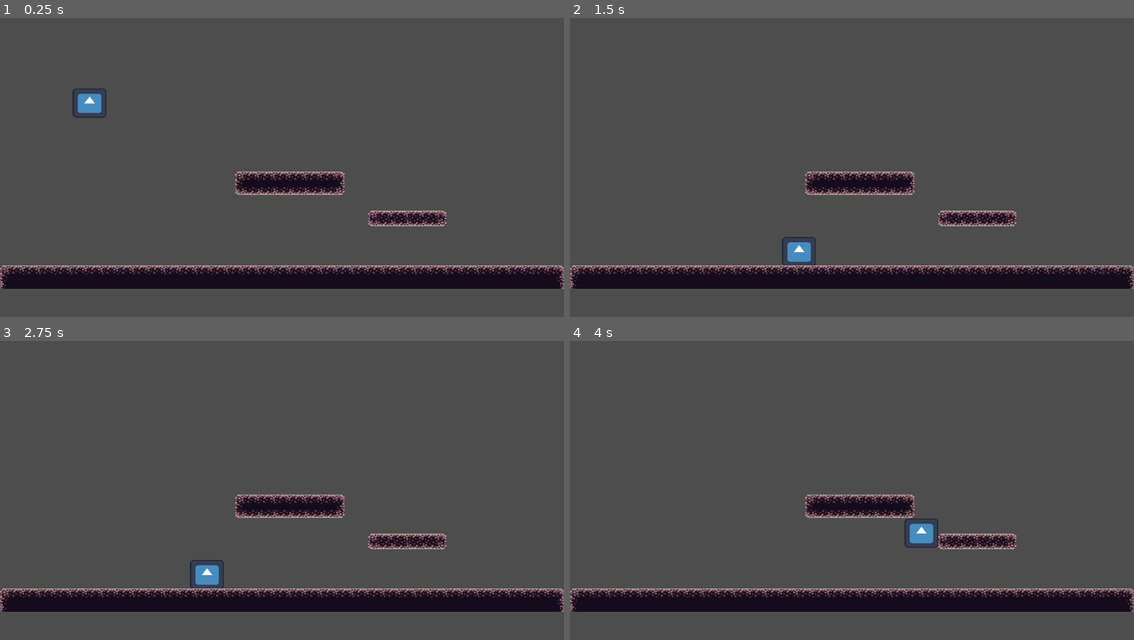
Above: before the commit, frames 1-4 (two rows, left to right).
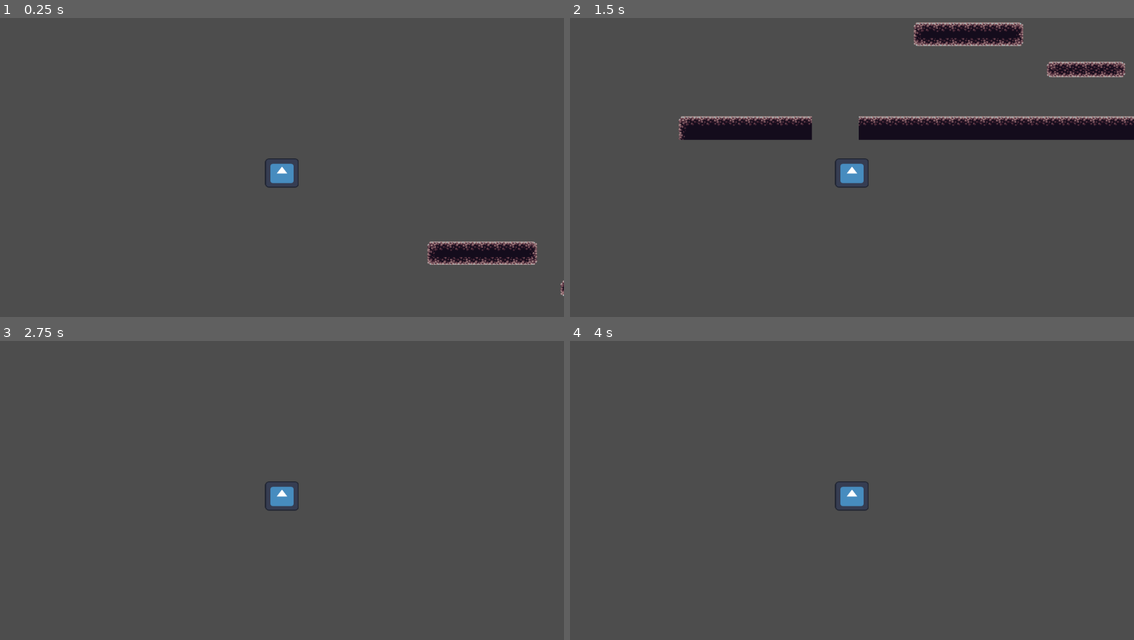
Above: after the commit, the same moments.

Repository: nattbc/proyecto_grupo_3
Game: Godot game, scene res://node_2d.tscn
The game is run twice, just before and just after one commit, with the same random seed, the same clock (stepped at 60 frames per second) and the same inputs. The project has no main scene, so this scene is started directly. The engine's default icon, where the game draws it, is replaced by a stand-in: a white triangle on a blue panel in a dark square.
Inputs:
- Up to frame 1 (0.25 s): no input
- Up to frame 2 (1.5 s): hold Right (move_right) from 0.53 s (still down); tap Up (move_up) at 0.77 s
- Up to frame 3 (2.75 s): tap Up (move_up) at 1.52 s; release Right (move_right) at 2.03 s; hold Left (move_left) from 2.03 s (still down)
- Up to frame 4 (4 s): release Left (move_left) at 2.78 s; hold Right (move_right) from 2.78 s (still down); tap Up (move_up) at 3.02, 3.77 s

The runs differ from the first frame. In frame 1, 12% of the frame differs, in the area x 0-100%, y 23-93%; in frame 2, 18%, in the area x 0-100%, y 1-91%; in frame 3, 10%; in frame 4, 10%.

Commit message:
camara sigue al personaje

Diff:
--- a/node_2d.tscn
+++ b/node_2d.tscn
@@ -159,8 +159,14 @@
 [node name="larry" parent="." instance=ExtResource("1_6ulmk")]
 position = Vector2(183, 148)
 
+[node name="RemoteTransform2D" type="RemoteTransform2D" parent="larry"]
+remote_path = NodePath("../../Camera2D")
+
 [node name="TileMap" type="TileMap" parent="."]
 tile_set = SubResource("TileSet_e7vs6")
 format = 2
 layer_0/name = "piso"
-layer_0/tile_data = PackedInt32Array(2097152, 0, 0, 2162688, …(935 unchanged characters)… 04, 262144, 1, 2228240, 262144, 2, 2097169, 65536, 0, 2162705, 65536, 1, 2228241, 65536, 2, 2097170, 131072, 0, 2162706, 131072, 1, 2228242, 131072, 2, 2097171, 196608, 0, 2162707, 196608, 1, 2228243, 196608, 2, 2097172, 262144, 0, 2162708, 262144, 1, 2228244, 262144, 2, 2097173, 65536, 0, 2162709, 65536, 1, 2228245, 65536, 2, 2097174, 131072, 0, 2162710, 131072, 1, 2228246, 131072, 2, 2097175, 196608, 0, 2162711, 196608, 1, 22282 …(4060 unchanged characters)…
+layer_0/tile_data = PackedInt32Array(2097152, 0, 0, 2162688, …(935 unchanged characters)… 04, 262144, 1, 2228240, 262144, 2, 2097175, 196608, 0, 2162711, 196608, 1, 22282 …(4060 unchanged characters)…
+
+[node name="Camera2D" type="Camera2D" parent="."]
+position = Vector2(183, 148)
